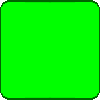
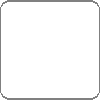
The second 100px x 100px image is a revision of the first. Changes to its layers:
removed layer "_-Kopie #2" over [0, 0, 50, 50]
removed layer "_-Kopie #1" over [50, 50, 100, 100]
removed layer "_-Kopie" over [0, 50, 50, 100]
painted on "_" over [0, 0, 100, 100]
